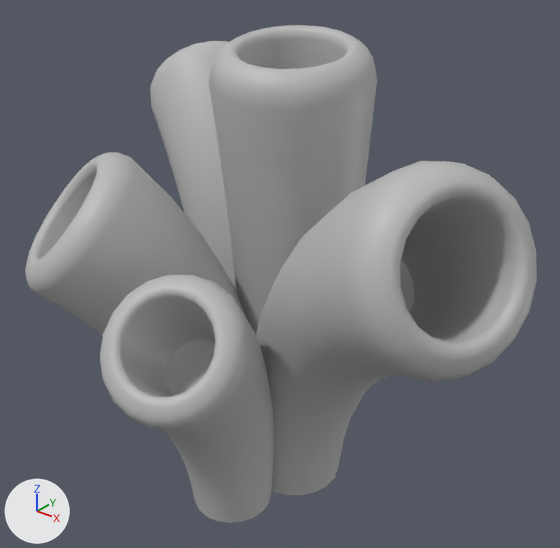
An edit to the FBX model Prototype_Two/Assets/KristyStuff/Coral_Bunch02.fbx, drawn before and after from the same camera.
Camera for both pictures: a 50 mm camera at (0.0266, -0.0296, 0.0326) aimed at (0.0019, 0.0012, 0.0134). The axes (+X, +Y, +Z) are drawn at lower left. The lights are the same throughout. Where no turn or scale is listed for an object, it has been applied to the vertices.

In view in the first picture: 'Coral_Base4', 'Coral_Base5', 'Coral_Base6', 'Coral_Base7', 'Coral_Base8'.
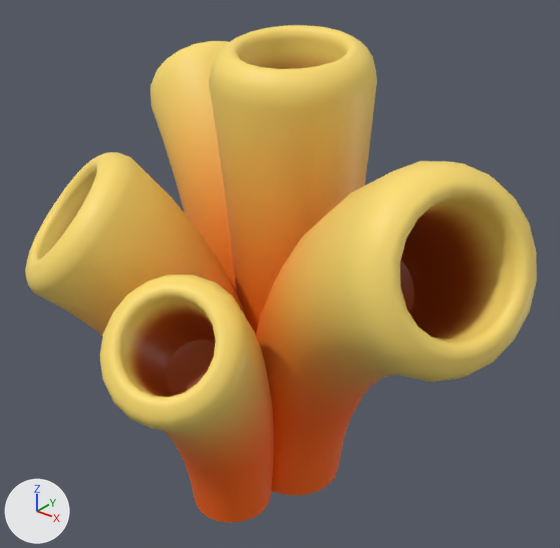
Boxes [x1, y1, x2, y2] around the edits, measured in the pictures (560 x 548 px):
'Coral_Base6', recoloured, surface changed
    both: [256, 161, 537, 495]
'Coral_Base7', recoloured, surface changed (grey to orange)
    both: [209, 25, 377, 335]
'Coral_Base5', recoloured, surface changed
    both: [100, 275, 274, 523]
'Coral_Base4', recoloured, surface changed (grey to orange)
    both: [25, 152, 246, 461]
'Coral_Base8', recoloured (grey to orange)
    both: [150, 41, 237, 294]

The change, as a list of edits to the scene's bpy script:
```text
Add img_coral_m_coral_orange_basemap_png:
    img_coral_m_coral_orange_basemap_png = load_image('Coral_M_Coral_Orange_BaseMap.png', '_unpacked/Coral_M_Coral_Orange_BaseMap.png', 1024, 1024, 'sRGB')
Add mat_m_coral_orange:
    mat_m_coral_orange = principled_material('M_Coral_Orange')
    mat_m_coral_orange.texture = img_coral_m_coral_orange_basemap_png
Change me_mesh_004:
    where me_mesh_004.from_pydata(...)  # 361 vertices, 360 faces; spans x -0.0084..0.0029, y -0.0095..0.0029, z 0.0..0.0203
    used by ob_coral_base4; location = (-0.00183, 0.0, 0.0)
    remove me_mesh_004.materials.append(mat_lambert1)  # grey #bcbcbc
    me_mesh_004 part 4: texture (UV) coordinates of 360 of 360 faces, centred in x -0.0084..0.0028, y -0.0095..0.0028, z 0.001..0.0202, changed; they spanned u 0.34..0.66, v 0.31..1.0 and now span u 0.0..1.0, v 0.0..0.99
    add me_mesh_004.materials.append(mat_m_coral_orange)  # picture img_coral_m_coral_orange_basemap_png
Change me_mesh_002:
    where me_mesh_002.from_pydata(...)  # 361 vertices, 360 faces; spans x -0.0028..0.0143, y -0.0092..0.0029, z 0.0..0.0232
    used by ob_coral_base6; location = (0.00271, 0.00166, 0.0)
    remove me_mesh_002.materials.append(mat_lambert1)  # grey #bcbcbc
    me_mesh_002 part 3: texture (UV) coordinates of 360 of 360 faces, centred in x -0.0028..0.0142, y -0.0092..0.0028, z 0.0013..0.0231, changed; they spanned u 0.34..0.66, v 0.31..1.0 and now span u 0.0..1.0, v 0.0..0.99
    add me_mesh_002.materials.append(mat_m_coral_orange)  # picture img_coral_m_coral_orange_basemap_png
Change me_mesh_001:
    where me_mesh_001.from_pydata(...)  # 361 vertices, 360 faces; spans x -0.0041..0.0048, y -0.0052..0.0039, z 0.0..0.0261
    used by ob_coral_base7; location = (0.00048, 0.00441, 0.0)
    remove me_mesh_001.materials.append(mat_lambert1)  # grey #bcbcbc
    me_mesh_001 part 2: texture (UV) coordinates of 360 of 360 faces, centred in x -0.004..0.0047, y -0.0051..0.0038, z 0.0015..0.0261, changed; they spanned u 0.34..0.66, v 0.31..1.0 and now span u 0.0..1.0, v 0.0..0.99
    add me_mesh_001.materials.append(mat_m_coral_orange)  # picture img_coral_m_coral_orange_basemap_png
Change me_mesh_003:
    where me_mesh_003.from_pydata(...)  # 361 vertices, 360 faces; spans x -0.0025..0.0054, y -0.0084..0.0024, z 0.0..0.0167
    used by ob_coral_base5; location = (0.00152, -0.00285, 0.0)
    remove me_mesh_003.materials.append(mat_lambert1)  # grey #bcbcbc
    me_mesh_003 part 1: texture (UV) coordinates of 360 of 360 faces, centred in x -0.0025..0.0054, y -0.0084..0.0023, z 0.0008..0.0166, changed; they spanned u 0.34..0.66, v 0.31..1.0 and now span u 0.0..1.0, v 0.0..0.99
    add me_mesh_003.materials.append(mat_m_coral_orange)  # picture img_coral_m_coral_orange_basemap_png
Change me_mesh:
    where me_mesh.from_pydata(...)  # 361 vertices, 360 faces; spans x -0.0113..0.0025, y -0.0026..0.0081, z 0.0..0.0242
    remove me_mesh.materials.append(mat_lambert1)  # grey #bcbcbc
    add me_mesh.materials.append(mat_m_coral_orange)  # picture img_coral_m_coral_orange_basemap_png
```
